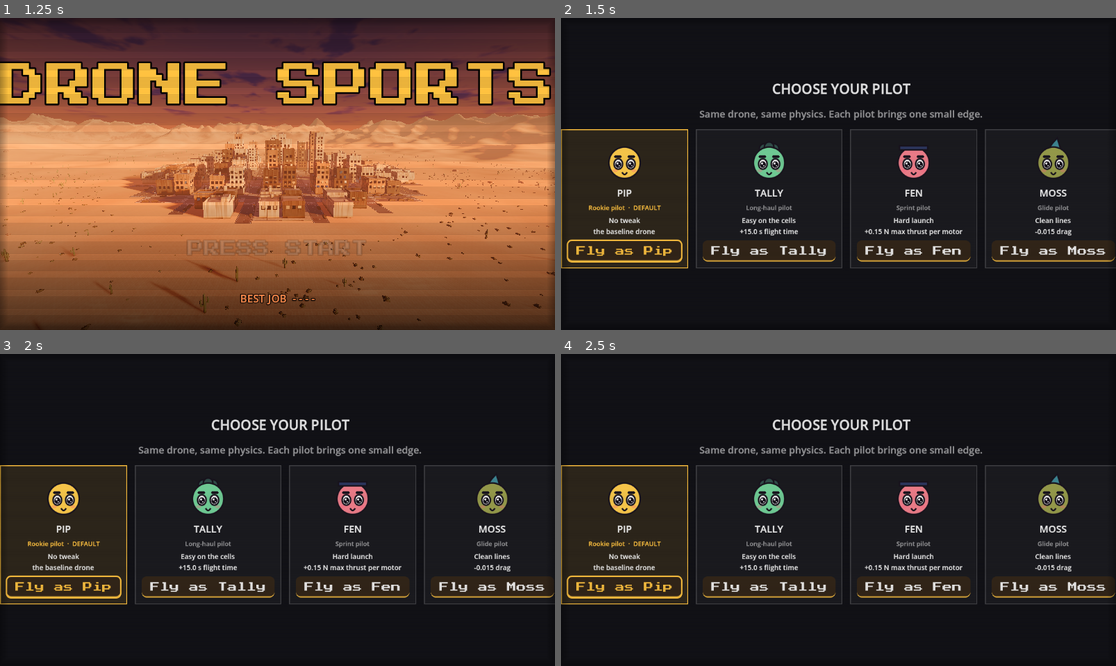
Above: before the commit, frames 1-4 (two rows, left to right).
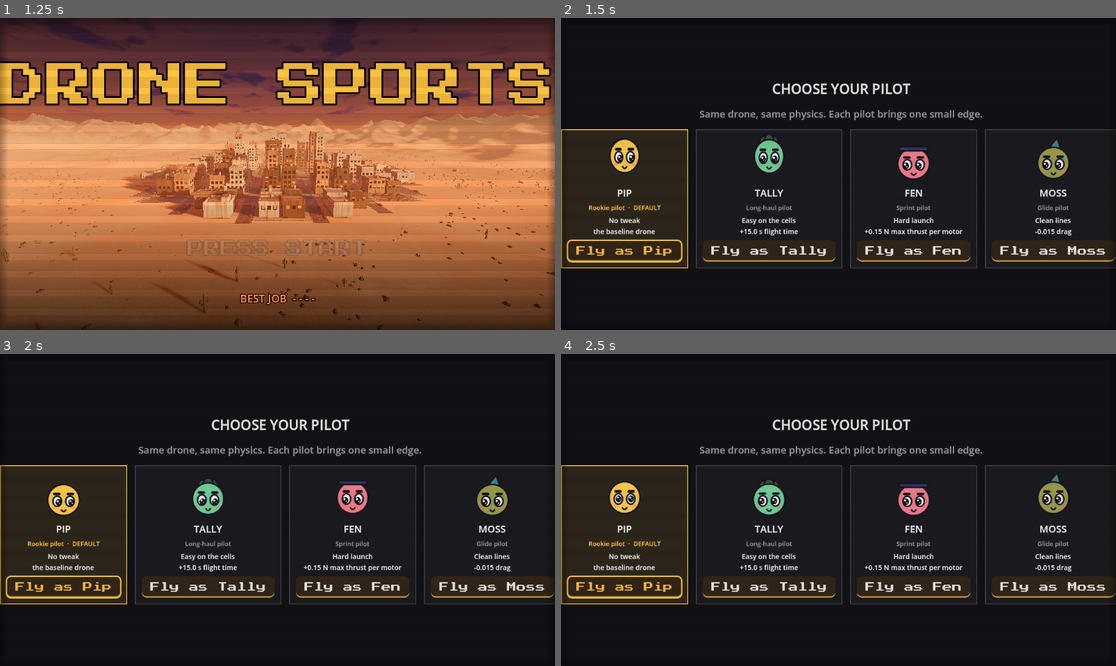
Above: after the commit, the same moments.

Repository: avdrav1/drone-sports
Game: Godot game, scene res://scenes/story/intro.tscn
Same seed, same stepped clock (60 frames per second), same inputs: the game is played once before the commit and once after it.
Inputs (mouse positions are in pixels of both pictures, inside the frame that each line leads up to):
- Up to frame 1 (1.25 s): tap Enter (ui_accept) at 0.5, 0.77 s; move the mouse to (399, 158) at 0.52 s; hold Right (roll_right) from 0.53 s (still down); hold C (cycle_camera) from 0.53 s (still down); click (399, 158) at 0.67 s
- Up to frame 2 (1.5 s): release Right (roll_right) at 1.25 s; release C (cycle_camera) at 1.25 s; tap Enter (ui_accept) at 1.25 s; drag from (727, 189) to (810, 236) at 1.27 s
- Up to frame 3 (2 s): no input
- Up to frame 4 (2.5 s): click "FLY" at 2 s

Frame 1 is identical in both runs. In frame 2, 1.1% of the frame differs, in the area x 8-91%, y 37-52%; in frame 3, 0.7%; in frame 4, 0.9%.

Commit message:
Story 18.2: Squash and stretch
Co-Authored-By: Claude Opus 5.5 <noreply@anthropic.com>

Diff:
--- a/data/characters/bea.tres
+++ b/data/characters/bea.tres
@@ -11,6 +11,7 @@
 colors = PackedColorArray(0.85, 0.32, 0.27, 1, 1, 0.88, 0.8, 1, 1, 0.82, 0.2, 1)
 lines = "res://data/dialogue/bea.json"
 chirp_pitch = 0.85
+bounce = Vector2(0.55,0.62)
 motif = &"motif_bea"
 death_consequence = &"salvage_locked"
 can_be_harmed = true
--- a/data/characters/dot.tres
+++ b/data/characters/dot.tres
@@ -11,6 +11,7 @@
 colors = PackedColorArray(0.25, 0.7, 0.65, 1, 0.85, 0.9, 0.88, 1, 0.45, 0.45, 0.5, 1)
 lines = "res://data/dialogue/dot.json"
 chirp_pitch = 1.15
+bounce = Vector2(0.85,0.31)
 speaks_on = Array[StringName]([&"fail", &"results", &"crash", &"battery_low", &"reset"])
 motif = &"motif_dot"
 death_consequence = &"shop_closed"
--- a/data/characters/fen.tres
+++ b/data/characters/fen.tres
@@ -20,6 +20,7 @@
 colors = PackedColorArray(0.95, 0.5, 0.55, 1, 1, 0.94, 0.92, 1, 0.18, 0.22, 0.38, 1)
 lines = "res://data/dialogue/fen.json"
 chirp_pitch = 1.25
+bounce = Vector2(0.9,0.71)
 death_consequence = &""
 can_be_harmed = false
 tags = Array[StringName]([&"pilot"])
--- a/data/characters/marlo.tres
+++ b/data/characters/marlo.tres
@@ -11,6 +11,7 @@
 colors = PackedColorArray(0.95, 0.55, 0.25, 1, 1, 0.92, 0.85, 1, 0.3, 0.3, 0.35, 1)
 lines = "res://data/dialogue/marlo.json"
 chirp_pitch = 1.0
+bounce = Vector2(0.7,0.83)
 speaks_on = Array[StringName]([&"gate_passed", &"near_miss", &"low_pass"])
 motif = &"motif_marlo"
 death_consequence = &"no_spotter"
--- a/data/characters/moss.tres
+++ b/data/characters/moss.tres
@@ -20,6 +20,7 @@
 colors = PackedColorArray(0.6, 0.62, 0.3, 1, 0.98, 0.85, 0.7, 1, 0.25, 0.55, 0.6, 1)
 lines = "res://data/dialogue/moss.json"
 chirp_pitch = 0.8
+bounce = Vector2(0.6,0.39)
 death_consequence = &""
 can_be_harmed = false
 tags = Array[StringName]([&"pilot"])
--- a/data/characters/ozzie.tres
+++ b/data/characters/ozzie.tres
@@ -12,6 +12,7 @@
 lines = "res://data/dialogue/ozzie.json"
 speaks_on = Array[StringName]([&"weather_change"])
 chirp_pitch = 0.95
+bounce = Vector2(0.65,0.17)
 motif = &"motif_ozzie"
 death_consequence = &"city_locked"
 can_be_harmed = true
--- a/data/characters/pip.tres
+++ b/data/characters/pip.tres
@@ -11,6 +11,7 @@
 colors = PackedColorArray(1, 0.8, 0.3, 1, 1, 0.95, 0.8, 1)
 lines = "res://data/dialogue/pip.json"
 chirp_pitch = 1.35
+bounce = Vector2(0.95,0.0)
 speaks_on = Array[StringName]([&"complete", &"fail", &"takeoff"])
 death_consequence = &""
 can_be_harmed = false
--- a/data/characters/rin.tres
+++ b/data/characters/rin.tres
@@ -11,6 +11,7 @@
 colors = PackedColorArray(0.55, 0.4, 0.8, 1, 0.9, 0.85, 1, 1, 0.2, 0.18, 0.28, 1)
 lines = "res://data/dialogue/rin.json"
 chirp_pitch = 0.75
+bounce = Vector2(0.5,0.48)
 speaks_on = Array[StringName]([&"briefing", &"complete", &"fail", &"results", &"top_speed", &"long_hover"])
 death_consequence = &""
 can_be_harmed = false
--- a/data/characters/tally.tres
+++ b/data/characters/tally.tres
@@ -20,6 +20,7 @@
 colors = PackedColorArray(0.45, 0.82, 0.6, 1, 0.95, 0.93, 0.82, 1, 0.2, 0.32, 0.3, 1)
 lines = "res://data/dialogue/tally.json"
 chirp_pitch = 1.1
+bounce = Vector2(0.8,0.92)
 death_consequence = &""
 can_be_harmed = false
 tags = Array[StringName]([&"pilot"])
--- a/scripts/story/character.gd
+++ b/scripts/story/character.gd
@@ -20,6 +20,9 @@
 ## Pitch of the chirp under their barks (Story 14.8): 1 is the sample as made,
 ## higher for a smaller, quicker voice. No voice acting; this is their voice.
 @export_range(0.5, 2.0) var chirp_pitch := 1.0
+## Their face's idle bob (Story 18.2): x is bobs per second, y the phase as a
+## fraction of a bob, so the crew never bob in unison.
+@export var bounce := Vector2(0.7, 0.0)
 ## Events this character speaks on even when not in the field, e.g. gate_passed
 ## for the spotter. Crew in the field speak on every event.
 @export var speaks_on: Array[StringName] = []
@@ -52,6 +55,8 @@
 		out.append("%s: lines should be data/dialogue/%s.json" % [id, id])
 	if chirp_pitch < 0.5 or chirp_pitch > 2.0:
 		out.append("%s: chirp_pitch must be 0.5 to 2" % id)
+	if bounce.x < 0.3 or bounce.x > 2.0 or bounce.y < 0.0 or bounce.y >= 1.0:
+		out.append("%s: bounce needs 0.3 to 2 bobs a second and a phase in [0, 1)" % id)
 	if not death_consequence in CONSEQUENCES:
 		out.append("%s: unknown consequence %s" % [id, death_consequence])
 	if motif != &"" and not can_be_harmed:
--- a/scripts/ui/character_portrait.gd
+++ b/scripts/ui/character_portrait.gd
@@ -9,6 +9,9 @@
 # Story 18.1: a Saturday-morning-cartoon face: a thick dark outline, big low
 # eyes with two shine dots, high short brows, a small mouth, cheek blush, and
 # a soft smile at rest. Readable at 32 px.
+# Story 18.2: the face moves like a cartoon: an idle bob in the character's own
+# rhythm, squash and stretch while talking, eyes that pop when shocked, a droop
+# when sad, a hop() on a pick, and pupils that look_at a point. The dead are still.
 
 const EXPRESSIONS: Array[StringName] = [&"neutral", &"happy", &"determined", &"worried", &"shocked", &"sad"]
 
@@ -41,19 +44,40 @@
 const BLINK_GAP := Vector2(2.0, 6.0)
 const BLINK_LENGTH := Vector2(0.1, 0.2)
 const INK := Color(0.1, 0.08, 0.12)
+## Idle bob height per face size; happy bobs higher, sad lower.
+const BOB := {&"happy": 0.035, &"sad": 0.012}
+const BOB_DEFAULT := 0.025
+## Seconds a hop() takes, from crouch to landing.
+const HOP_TIME := 0.45
+## Seconds the shocked eye pop takes to settle.
+const POP_TIME := 0.5
+## Longest combined pupil offset (pose plus look), in pose pupil units.
+const PUPIL_REACH := 0.9
+## A point this many face sizes away turns the pupils fully toward it.
+const LOOK_REACH := 2.0
 
 @export var character: Character
 ## Drawn greyed, e.g. for a dead character on the roster.
 @export var greyed := false
 ## One of EXPRESSIONS.
-@export var expression: StringName = &"neutral"
+@export var expression: StringName = &"neutral":
+	set(v):
+		if v != expression:
+			_expression_at = time
+		expression = v
 ## While true the mouth opens and closes.
 @export var talking := false
 ## Seeds the blink timer; -1 uses the character's id, so a face always blinks alike.
 @export var blink_seed := -1
+## While true the pupils follow the mouse, e.g. on the board.
+@export var follow_mouse := false
 
 ## Seconds this face has been alive; drives blinks and talking.
 var time := 0.0
+## Where the pupils look, set by look_at(): length 0 to 1.
+var look := Vector2.ZERO
+var _expression_at := 0.0
+var _hop_at := -INF
 
 func _ready() -> void:
 	if custom_minimum_size == Vector2.ZERO:
@@ -61,6 +85,8 @@
 
 func _process(delta: float) -> void:
 	time += delta
+	if follow_mouse and is_visible_in_tree():
+		look_at(get_global_mouse_position())
 	if drawn():
 		queue_redraw()
 
@@ -79,6 +105,68 @@
 		var wave := absf(sin(t * 11.0)) * (0.65 + 0.35 * sin(t * 3.7))
 		p.mouth_open = clampf(p.mouth_open * 0.5 + 0.08 + 0.5 * wave, 0.0, 1.0)
 	return p
+
+## The whole face's motion for `expr` at `t` seconds: `scale` (around the
+## bottom of the head), `offset` (per face size, negative is up) and `eye_pop`
+## (multiplies eye_scale). `bounce` is the character's Character.bounce,
+## `hop_age` the seconds since hop(), `expr_age` since the expression was set.
+## Pure, so tests read motion, not pixels.
+static func motion(expr: StringName, t: float, is_talking := false, bounce := Vector2(0.7, 0.0), hop_age := INF, expr_age := INF) -> Dictionary:
+	var wave := sin(TAU * (t * bounce.x + bounce.y))
+	var y := -float(BOB.get(expr, BOB_DEFAULT)) * wave
+	# Stretch a little on the way up, squash on the way down.
+	var sy := 1.0 + 0.015 * wave
+	var pop := 1.0
+	if expr == &"sad":
+		y += 0.03
+		sy *= 0.96
+	elif expr == &"shocked" and expr_age < POP_TIME:
+		var k := 1.0 - expr_age / POP_TIME
+		pop += 0.18 * k * k * cos(expr_age * 20.0)
+		y -= 0.03 * k * k
+		sy *= 1.0 + 0.04 * k * k
+	if is_talking:
+		# Two beats against each other, like the mouth, so it reads as speech.
+		sy *= 1.0 + 0.06 * sin(t * 9.0) * (0.7 + 0.3 * sin(t * 2.3))
+	if hop_age >= 0.0 and hop_age < HOP_TIME:
+		var crouch := 0.08
+		var land := 0.36
+		if hop_age < crouch:
+			sy *= 1.0 - 0.15 * sin(PI * hop_age / crouch)
+		elif hop_age < land:
+			var u := (hop_age - crouch) / (land - crouch)
+			y -= 0.1 * 4.0 * u * (1.0 - u)
+			sy *= 1.0 + 0.12 * (1.0 - u)
+		else:
+			sy *= 1.0 - 0.12 * sin(PI * (hop_age - land) / (HOP_TIME - land))
+	# Width answers height, so the face keeps its area.
+	return {"scale": Vector2(1.0 / sy, sy), "offset": Vector2(0.0, y), "eye_pop": pop}
+
+## The motion at rest: what a dead face always has.
+static func still() -> Dictionary:
+	return {"scale": Vector2.ONE, "offset": Vector2.ZERO, "eye_pop": 1.0}
+
+## A cartoon hop, e.g. when the player picks this character. The dead stay still.
+func hop() -> void:
+	if not is_dead():
+		_hop_at = time
+
+## Turns the pupils toward `point`, in global canvas coordinates.
+func look_at(point: Vector2) -> void:
+	var s := minf(size.x, size.y)
+	var d := point - (global_position + size * 0.5 + Vector2(0, s * 0.08))
+	look = d / maxf(d.length(), LOOK_REACH * maxf(s, 1.0))
+
+## The face's motion now; still when dead.
+func current_motion() -> Dictionary:
+	if character == null or is_dead():
+		return still()
+	return motion(expression, time, talking, character.bounce, time - _hop_at, time - _expression_at)
+
+## A pupil's centre for an eye at `eye` with half size `half`, given the pose's
+## pupil offset: clamped to PUPIL_REACH so it never leaves the eye.
+static func pupil_center(eye: Vector2, half: Vector2, pupil: Vector2) -> Vector2:
+	return eye + Vector2(0, half.y * 0.12) + pupil.limit_length(PUPIL_REACH) * half.x * 0.35
 
 ## How much of the face's height the open part of one eye covers in pose `p`.
 static func eye_height(p: Dictionary) -> float:
@@ -128,7 +216,10 @@
 		p.mouth_curve = 0.0
 		p.mouth_open = 0.0
 		return p
-	return pose(expression, time, talking, s)
+	var p := pose(expression, time, talking, s)
+	p.pupil = ((p.pupil as Vector2) + look).limit_length(PUPIL_REACH)
+	p.eye_scale = float(p.eye_scale) * float(current_motion().eye_pop)
+	return p
 
 ## True when the eyes show their shine dots: open and alive.
 func shows_shine() -> bool:
@@ -140,8 +231,14 @@
 		return
 	var s := minf(size.x, size.y)
 	var c := size * 0.5
+	# Squash and stretch the whole drawing around the bottom of the head.
+	var m := current_motion()
+	var pivot := c + Vector2(0, s * 0.42)
+	var sc: Vector2 = m.scale
+	draw_set_transform(pivot + (m.offset as Vector2) * s - pivot * sc, 0.0, sc)
 	if not drawn():
 		draw_texture_rect(character.portrait, Rect2(c - Vector2.ONE * s * 0.5, Vector2.ONE * s), false, _tone(Color.WHITE))
+		draw_set_transform(Vector2.ZERO)
 		return
 	var body := _tone(character.colors[0])
 	var accent := _tone(character.colors[1])
@@ -163,6 +260,7 @@
 		_draw_eye(eye, r, p, shine, ink, line)
 		_draw_brow(eye, r, side, p, ink, line)
 	_draw_mouth(center + Vector2(0, r * 0.62), r, p, ink, line)
+	draw_set_transform(Vector2.ZERO)
 
 func _draw_eye(eye: Vector2, r: float, p: Dictionary, shine: bool, ink: Color, line: float) -> void:
 	var half := EYE * r * float(p.eye_scale)
@@ -185,7 +283,7 @@
 	var white: PackedVector2Array = open[0]
 	draw_colored_polygon(white, _tone(Color.WHITE))
 	var pr := half.x * 0.68
-	var pc := eye + Vector2(0, half.y * 0.12) + (p.pupil as Vector2) * half.x * 0.35
+	var pc := pupil_center(eye, half, p.pupil)
 	for part in Geometry2D.intersect_polygons(_oval(pc, pr, pr * 1.15), white):
 		draw_colored_polygon(part, ink)
 	if shine:
--- a/scripts/ui/job_board.gd
+++ b/scripts/ui/job_board.gd
@@ -153,6 +153,13 @@
 		var row := crew_row(id)
 		crew_rows[id] = row
 		_crew_box.add_child(row)
+
+## The comms face on the card showing hops, as you pick that job.
+func hop_comms() -> void:
+	var card := carousel.current()
+	var face: CharacterPortrait = card.find_child("Face", true, false) if card else null
+	if face:
+		face.hop()
 
 func fly_button(job_id: StringName) -> Button:
 	var row: Node = job_rows.get(job_id)
@@ -415,6 +422,7 @@
 	face.character = c
 	face.expression = line.get("face", &"neutral")
 	face.custom_minimum_size = Vector2(64, 64)
+	face.follow_mouse = true
 	row.add_child(face)
 	var text := VBoxContainer.new()
 	text.size_flags_horizontal = SIZE_EXPAND_FILL
@@ -445,6 +453,12 @@
 	face.character = c
 	face.greyed = not Roster.is_alive(id)
 	face.custom_minimum_size = Vector2(88, 88)
+	face.follow_mouse = true
+	# Clicking someone on the crew page makes them hop.
+	face.mouse_filter = MOUSE_FILTER_PASS
+	face.gui_input.connect(func(e: InputEvent):
+		if e is InputEventMouseButton and e.pressed:
+			face.hop())
 	row.add_child(face)
 	var text := Label.new()
 	text.name = "Status"
@@ -533,6 +547,7 @@
 	carousel.set_anchors_preset(PRESET_FULL_RECT)
 	carousel.accent = skin.accent
 	carousel.activated.connect(func(_i): fly_current())
+	carousel.moved.connect(func(_i): hop_comms())
 	stack.add_child(carousel)
 	pages[&"jobs"] = carousel
 	_crew_box = _panel(stack, &"crew")
--- a/scripts/ui/pilot_select.gd
+++ b/scripts/ui/pilot_select.gd
@@ -86,7 +86,10 @@
 	face.name = "Face"
 	face.character = c
 	face.custom_minimum_size = Vector2(96, 96)
+	face.follow_mouse = true
 	box.add_child(face)
+	# Pointing at or focusing a pilot is picking them: they hop.
+	card.mouse_entered.connect(face.hop)
 	var name_label := Label.new()
 	name_label.text = c.name.to_upper()
 	name_label.horizontal_alignment = HORIZONTAL_ALIGNMENT_CENTER
@@ -108,6 +111,7 @@
 	b.name = "Choose"
 	b.text = "Fly as %s" % c.name
 	b.pressed.connect(choose.bind(c.id))
+	b.focus_entered.connect(face.hop)
 	box.add_child(b)
 	return card
 
--- /dev/null
+++ b/tests/test_squash_stretch.gd
@@ -0,0 +1,202 @@
+extends RefCounted
+# Story 18.2: squash and stretch. Idle motion stays within 6% of the face and
+# repeats in each character's own phase; talking squashes and stretches but
+# keeps the area within 5%; hop() is back at rest within 0.6 s; pupils follow
+# a point and never leave the eye; the dead do not move. Pilot select and the
+# board hop a face on a pick and the board's faces follow the cursor.
+
+const Sim = preload("res://tests/sim.gd")
+
+func _fresh() -> void:
+	SaveGame.write_section("roster", {})
+	Roster.load_saved()
+
+func _crew() -> Array[Character]:
+	var out: Array[Character] = []
+	for id in [&"pip", &"marlo", &"dot", &"bea", &"ozzie", &"rin", &"fen", &"moss", &"tally"]:
+		out.append(load("res://data/characters/%s.tres" % id))
+	return out
+
+func _same(a: Dictionary, b: Dictionary) -> bool:
+	return (a.scale as Vector2).is_equal_approx(b.scale) and (a.offset as Vector2).is_equal_approx(b.offset) \
+		and is_equal_approx(float(a.eye_pop), float(b.eye_pop))
+
+func _face(c: Character) -> CharacterPortrait:
+	var f := CharacterPortrait.new()
+	f.character = c
+	f.size = Vector2(64, 64)
+	return f
+
+func test_idle_motion_within_six_percent() -> bool:
+	var ok := true
+	var moved := 0.0
+	for c in _crew():
+		ok = ok and c.validate().is_empty()
+		for e in CharacterPortrait.EXPRESSIONS:
+			for i in 300:
+				var t := i * 0.037
+				# Idle at any time since the expression was set, the shocked pop included.
+				var m := CharacterPortrait.motion(e, t, false, c.bounce, INF, fmod(t, 1.0))
+				var sc: Vector2 = m.scale
+				var off: Vector2 = m.offset
+				ok = ok and off.length() <= 0.06 and absf(sc.x - 1.0) <= 0.06 and absf(sc.y - 1.0) <= 0.06
+				moved = maxf(moved, off.length())
+	return ok and moved > 0.01
+
+func test_idle_repeats_in_each_characters_own_phase() -> bool:
+	var ok := true
+	var crew := _crew()
+	var bounces := {}
+	for c in crew:
+		bounces[c.bounce] = true
+		for e in CharacterPortrait.EXPRESSIONS:
+			for i in 20:
+				var t := i * 0.29
+				var a := CharacterPortrait.motion(e, t, false, c.bounce)
+				ok = ok and _same(a, CharacterPortrait.motion(e, t + 1.0 / c.bounce.x, false, c.bounce))
+				ok = ok and _same(a, CharacterPortrait.motion(e, t + 3.0 / c.bounce.x, false, c.bounce))
+	# No two share a rhythm, so the crew never bob in unison.
+	ok = ok and bounces.size() == crew.size()
+	var a0 := CharacterPortrait.motion(&"neutral", 1.3, false, crew[0].bounce)
+	var a1 := CharacterPortrait.motion(&"neutral", 1.3, false, crew[1].bounce)
+	# A live face moves in its character's rhythm.
+	_fresh()
+	var f := _face(crew[1])
+	f.time = 2.6
+	ok = ok and _same(f.current_motion(), CharacterPortrait.motion(&"neutral", 2.6, false, crew[1].bounce))
+	f.free()
+	return ok and not _same(a0, a1)
+
+func test_talking_squashes_and_stretches_keeping_area() -> bool:
+	var ok := true
+	var lo := 9.0
+	var hi := 0.0
+	for e in CharacterPortrait.EXPRESSIONS:
+		for i in 400:
+			var m := CharacterPortrait.motion(e, i * 0.021, true, Vector2(0.8, 0.3))
+			var sc: Vector2 = m.scale
+			ok = ok and absf(sc.x * sc.y - 1.0) <= 0.05
+			lo = minf(lo, sc.y)
+			hi = maxf(hi, sc.y)
+	# It visibly squashes and stretches, more than idle breathing.
+	return ok and hi - lo > 0.08 and hi > 1.04 and lo < 0.96
+
+func test_hop_returns_to_rest_within_0_6_s() -> bool:
+	var b := Vector2(0.7, 0.2)
+	var ok := true
+	var top := 0.0
+	for i in 61:
+		var age := i * 0.01
+		var m := CharacterPortrait.motion(&"neutral", 5.0 + age, false, b, age)
+		top = minf(top, (m.offset as Vector2).y)
+		ok = ok and absf((m.scale as Vector2).x * (m.scale as Vector2).y - 1.0) <= 0.05
+	for age in [0.6, 0.75, 2.0]:
+		ok = ok and _same(CharacterPortrait.motion(&"neutral", 5.0 + age, false, b, age), CharacterPortrait.motion(&"neutral", 5.0 + age, false, b))
+	# A live face hops off the ground, then is back on its idle bob by 0.6 s.
+	_fresh()
+	var c: Character = load("res://data/characters/dot.tres")
+	var f := _face(c)
+	f.time = 3.0
+	f.hop()
+	f.time += 0.2
+	var mid := f.current_motion()
+	f.time += 0.4
+	ok = ok and _same(f.current_motion(), CharacterPortrait.motion(&"neutral", f.time, false, c.bounce))
+	ok = ok and (mid.offset as Vector2).y < -0.06
+	f.free()
+	return ok and top < -0.08
+
+func test_shocked_pops_and_sad_droops() -> bool:
+	var b := Vector2(0.7, 0.0)
+	var pop := CharacterPortrait.motion(&"shocked", 0.0, false, b, INF, 0.0)
+	var settled := CharacterPortrait.motion(&"shocked", 0.0, false, b, INF, 1.0)
+	var ok: bool = float(pop.eye_pop) > 1.1 and is_equal_approx(float(settled.eye_pop), 1.0)
+	var sad := 0.0
+	var neutral := 0.0
+	for i in 50:
+		sad += (CharacterPortrait.motion(&"sad", i * 0.1, false, b).offset as Vector2).y
+		neutral += (CharacterPortrait.motion(&"neutral", i * 0.1, false, b).offset as Vector2).y
+	return ok and sad > neutral + 0.5
+
+func test_pupils_follow_a_point_and_never_leave_the_eye() -> bool:
+	_fresh()
+	var c: Character = load("res://data/characters/bea.tres")
+	var f := _face(c)
+	f.position = Vector2(100, 100)
+	var mid := f.position + Vector2(32, 32 + 64 * 0.08)
+	var ok := true
+	f.look_at(mid + Vector2(500, 0))
+	ok = ok and float((f.current_pose().pupil as Vector2).x) > 0.3
+	f.look_at(mid + Vector2(-500, 0))
+	ok = ok and float((f.current_pose().pupil as Vector2).x) < -0.3
+	f.look_at(mid + Vector2(0, -500))
+	ok = ok and float((f.current_pose().pupil as Vector2).y) < -0.3
+	# Anywhere it looks, in any expression, the pupil's centre stays well inside the eye.
+	var half := CharacterPortrait.EYE * 20.0
+	for e in CharacterPortrait.EXPRESSIONS:
+		f.expression = e
+		for a in 16:
+			for dist in [0.0, 10.0, 80.0, 5000.0]:
+				f.look_at(mid + Vector2.RIGHT.rotated(TAU * a / 16.0) * dist)
+				var p := f.current_pose()
+				var h := half * float(p.eye_scale)
+				var d := CharacterPortrait.pupil_center(Vector2.ZERO, h, p.pupil)
+				ok = ok and (d.x / h.x) * (d.x / h.x) + (d.y / h.y) * (d.y / h.y) <= 0.25
+	# Even a pupil pushed past its reach is clamped.
+	var far := CharacterPortrait.pupil_center(Vector2.ZERO, half, Vector2(10, 10))
+	ok = ok and (far.x / half.x) * (far.x / half.x) + (far.y / half.y) * (far.y / half.y) <= 0.25
+	f.free()
+	return ok
+
+func test_dead_face_does_not_move() -> bool:
+	_fresh()
+	var c: Character = load("res://data/characters/ozzie.tres")
+	var f := _face(c)
+	f.greyed = true
+	f.talking = true
+	f.expression = &"shocked"
+	f.hop()
+	var ok := true
+	for i in 40:
+		f.time = i * 0.05
+		ok = ok and _same(f.current_motion(), CharacterPortrait.still())
+	f.look_at(Vector2(900, 0))
+	ok = ok and float(f.current_pose().lid) == 0.0
+	f.free()
+	# Killed mid-hop, a face stops dead: no hop, no bob, no talking.
+	var g := _face(c)
+	g.talking = true
+	g.hop()
+	g.time = 0.2
+	ok = ok and not _same(g.current_motion(), CharacterPortrait.still())
+	Roster.kill(&"ozzie")
+	ok = ok and _same(g.current_motion(), CharacterPortrait.still())
+	g.free()
+	_fresh()
+	return ok
+
+func test_pilot_select_and_board_hop_on_a_pick() -> bool:
+	_fresh()
+	var s := PilotSelect.new()
+	Sim.add(s)
+	var face: CharacterPortrait = s.cards[&"fen"].find_child("Face", true, false)
+	face.time = 4.0
+	s.choose_button(&"fen").focus_entered.emit()
+	face.time += 0.2
+	var ok: bool = face.follow_mouse and (face.current_motion().offset as Vector2).y < -0.06
+	s.free()
+	var board: Node = load("res://scenes/ui/job_board.tscn").instantiate()
+	Sim.add(board)
+	board.pilot_select.hide()
+	var hopped := false
+	for i in board.job_ids.size():
+		board.carousel.go(i)
+		var f: CharacterPortrait = board.carousel.current().find_child("Face", true, false)
+		if f:
+			ok = ok and f.follow_mouse
+			f.time += 0.2
+			hopped = hopped or (f.current_motion().offset as Vector2).y < -0.06
+	for id in board.crew_rows:
+		ok = ok and board.crew_rows[id].find_child("Face", true, false).follow_mouse
+	board.free()
+	return ok and hopped
Not shown, added: tests/test_squash_stretch.gd.uid
Not shown, changed: docs/BACKLOG.md
